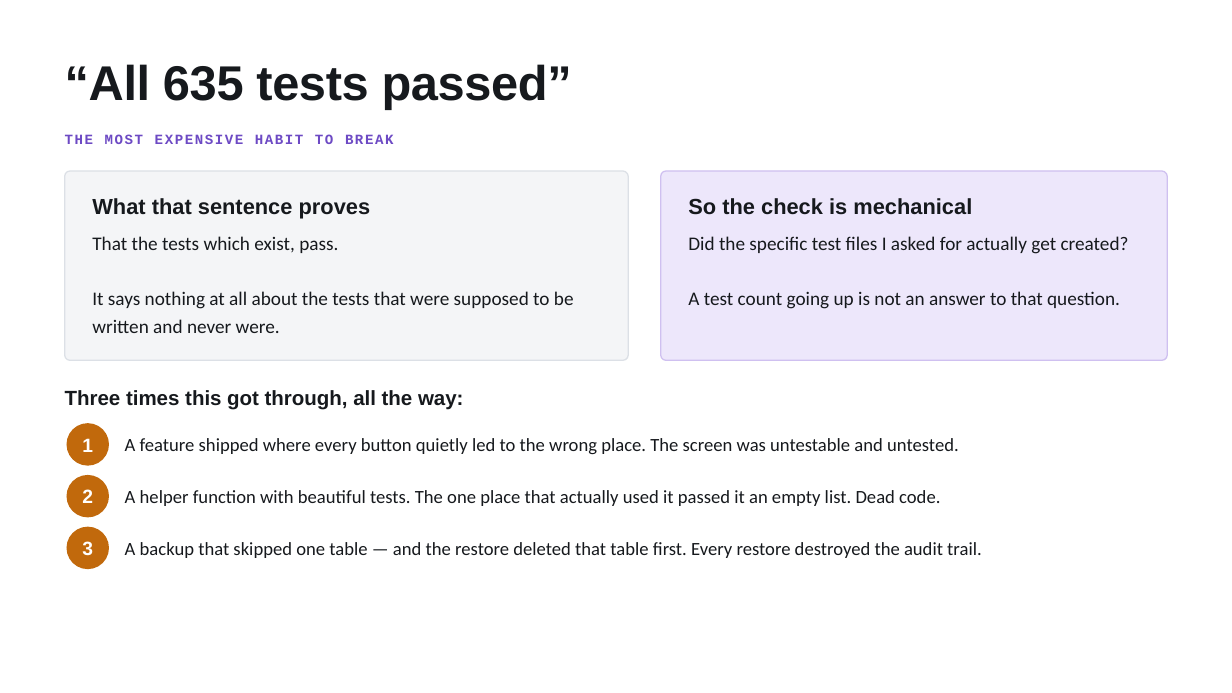
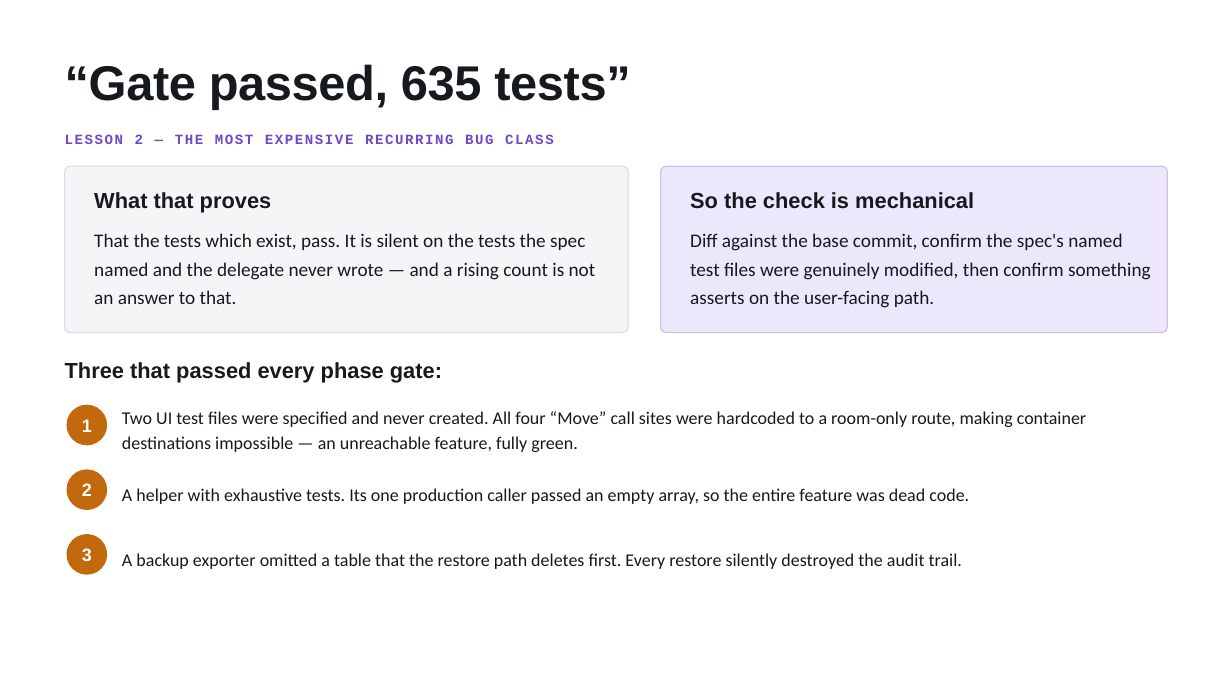
Before and after one commit to artcar12/agent-delegation-mcp, a slide deck: slide 6 of docs/agent-delegation-overview.pptx. Drawn at 1232x693 pixels with LibreOffice and Linux fonts; fonts in the diff are those of the drawing. Boxes give left, top, right and bottom in pixels: in the first picture for what was removed or moved away, otherwise in the second. Text is boxed around its words. In the diff, an @@ line names an element or a change of style, - is before the commit and + after.

```diff
--- a/docs/agent-delegation-overview.pptx
+++ b/docs/agent-delegation-overview.pptx
@@ text at [65, 64, 630, 109]: text changed @@
-“All 635 tests passed”
+“Gate passed, 635 tests”
@@ text at [65, 134, 554, 144]: text changed @@
-THE MOST EXPENSIVE HABIT TO BREAK
+LESSON 2 — THE MOST EXPENSIVE RECURRING BUG CLASS
@@ rounded rectangle: place and size @@
-rounded rectangle at [65, 171, 628, 360]
+rounded rectangle at [65, 166, 628, 333]
@@ rounded rectangle at [65, 166, 628, 333]: proportions changed @@
@@ rounded rectangle at [661, 166, 1167, 333]: proportions changed @@
@@ rounded rectangle: place and size @@
-rounded rectangle at [661, 171, 1167, 360]
+rounded rectangle at [661, 166, 1167, 333]
@@ text at [94, 192, 272, 213]: text changed @@
-What that sentence proves
+What that proves
@@ text "So the check is mechanical": place and size @@
-text "So the check is mechanical" at [688, 198, 972, 215]
+text "So the check is mechanical" at [690, 192, 974, 209]
@@ text at [94, 233, 596, 304]: text changed @@
-That the tests which exist, pass.
-It says nothing at all about the tests that were supposed to be written and never were.
+That the tests which exist, pass. It is silent on the tests the spec named and the delegate never wrote — and a rising count is not an answer to that.
@@ text at [690, 233, 1151, 308]: text changed @@
-Did the specific test files I asked for actually get created?
-A test count going up is not an answer to that question.
+Diff against the base commit, confirm the spec's named test files were genuinely modified, then confirm something asserts on the user-facing path.
@@ text at [65, 362, 442, 383]: text changed; size 16 to 17 pt @@
-Three times this got through, all the way:
+Three that passed every phase gate:
@@ size 15 to 14 pt in 3 elements at [82, 483, 92, 496], [82, 548, 92, 561], [82, 419, 92, 432] @@
@@ text "1": place and size @@
-text "1" at [82, 438, 93, 452]
+text "1" at [82, 419, 92, 432]
@@ ellipse: place and size @@
-ellipse at [67, 423, 109, 466]
+ellipse at [67, 405, 107, 445]
@@ text at [122, 411, 1086, 452]: text changed; size 14.5 to 14 pt @@
-A feature shipped where every button quietly led to the wrong place. The screen was untestable and untested.
+Two UI test files were specified and never created. All four “Move” call sites were hardcoded to a room-only route, making container destinations impossible — an unreachable feature, fully green.
@@ ellipse: place and size @@
-ellipse at [67, 475, 109, 518]
+ellipse at [67, 470, 107, 510]
@@ text at [122, 488, 969, 504]: text changed; size 14.5 to 14 pt @@
-A helper function with beautiful tests. The one place that actually used it passed it an empty list. Dead code.
+A helper with exhaustive tests. Its one production caller passed an empty array, so the entire feature was dead code.
@@ text "3": place and size @@
-text "3" at [82, 541, 93, 556]
+text "3" at [82, 548, 92, 561]
@@ ellipse: place and size @@
-ellipse at [67, 527, 109, 569]
+ellipse at [67, 534, 107, 575]
@@ text at [122, 553, 962, 569]: text changed; size 14.5 to 14 pt @@
-A backup that skipped one table — and the restore deleted that table first. Every restore destroyed the audit trail.
+A backup exporter omitted a table that the restore path deletes first. Every restore silently destroyed the audit trail.
```
Also in this commit, not shown: 2 other slides changed, 7 slides added, 7 slides removed, 1 other file.
